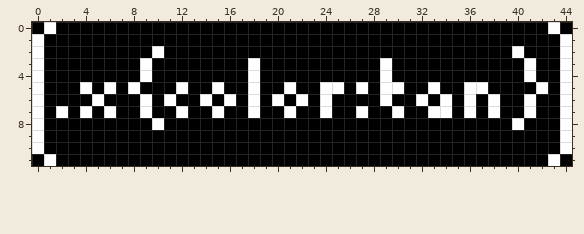
A pixel-art file gets an edit: art/mystery-hunt/style.ase. The first picture shows the starting point.
45x12 pixels, 1 frame.
And afterwards:
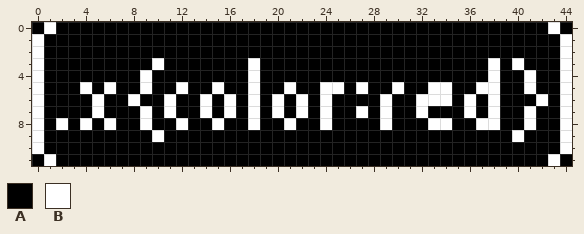
Palette (. is transparent): A #000000  B #ffffff
Changes in this commit:
Colour B gives way to colour A in row 2 at x 10 and 40; in row 3 at x 9, 29 and 41; in row 4 at x 29; in row 5 at x 8, 29, 36 and 42; in row 6 at x 9 and 41; in row 7 at x 2, 4, 6, 12, 15, 21, 30 and 33 to 34.
Colour B gives way to colour A in row 8 at x 10 and 40.
Colour A gives way to colour B in row 3 at x 10, 38 and 40; in row 4 at x 38; in row 5 at x 9, 34, 38 and 41; in row 6 at x 8, 33 and 42; in row 7 at x 5, 11, 14, 16, 20, 22, 29 and 32; in row 8 at x 2, 4, 6, 9, 12, 15, 18, 21, 24, 29, 33 to 34, 37 to 38 and 41.
Colour A gives way to colour B in row 9 at x 10 and 40.
Boxes around the changes in both pictures, in picture pixels (x1, y1, x2, y2):
changed: (56, 46, 548, 142)
